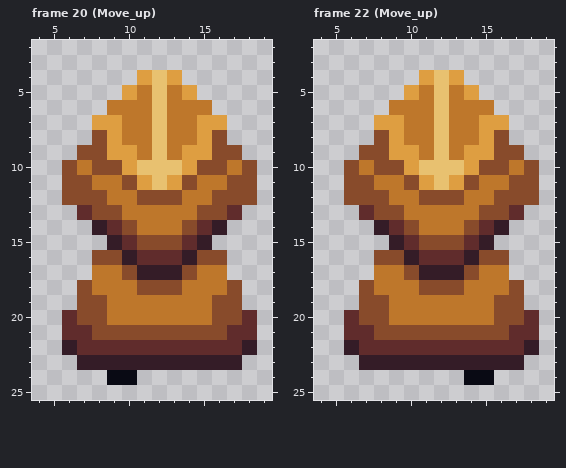
A pixel-art file gets an edit: AsepriteORpixquare/PlayerCharacter.aseprite. The first picture shows the starting point.
24x26 pixels, 22 frames. Shown: frame 20 (Move_up): x 4..19, y 2..25; frame 22 (Move_up): x 4..19, y 2..25.
Once edited:
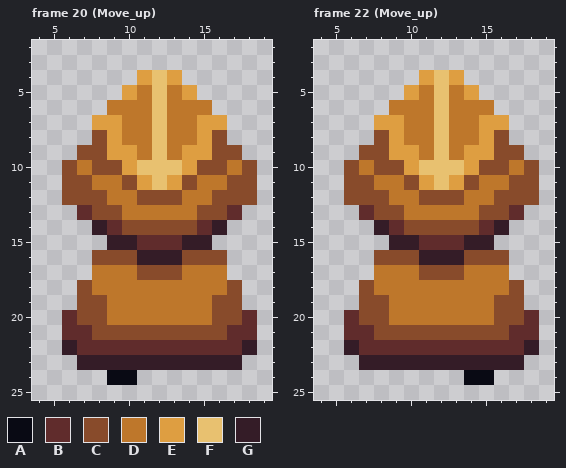
Palette (. is transparent): A #090a14  B #602c2c  C #884b2b  D #be772b  E #de9e41  F #e8c170  G #341c27
From old to new:
Frame 20 (Move_up):
The author changed colour C to colour B in row 15 at x 11 to 13.
The author changed colour D to colour C in row 14 at x 11 to 13.
The author changed colour G to colour C in row 16 at x 10 and 14; in row 17 at x 11 to 13.
The author changed colour C to colour D in row 17 at x 10 and 14; in row 18 at x 11 to 13.
The author changed colour B to colour G in row 15 at x 10 and 14; in row 16 at x 11 to 13.
Frame 22 (Move_up): the same change as frame 20 (Move_up)
Boxes around the changes in both pictures, in picture pixels (x1, y1, x2, y2):
changed: (122, 220, 197, 295)
changed: (404, 220, 479, 295)
